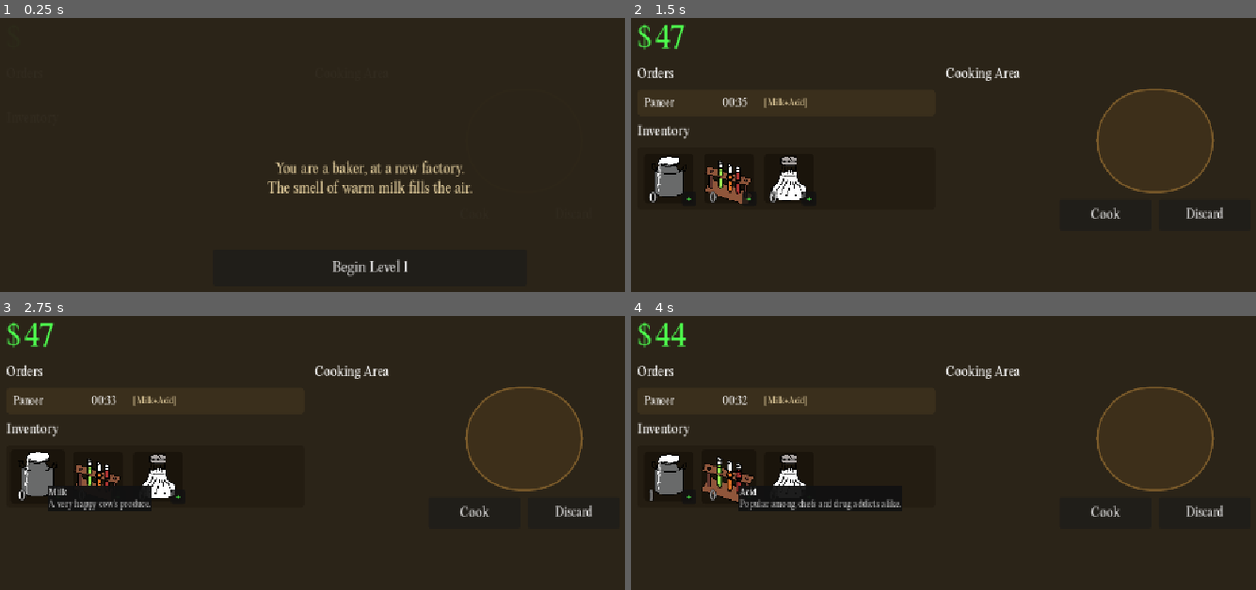
Above: before the commit, frames 1-4 (two rows, left to right).
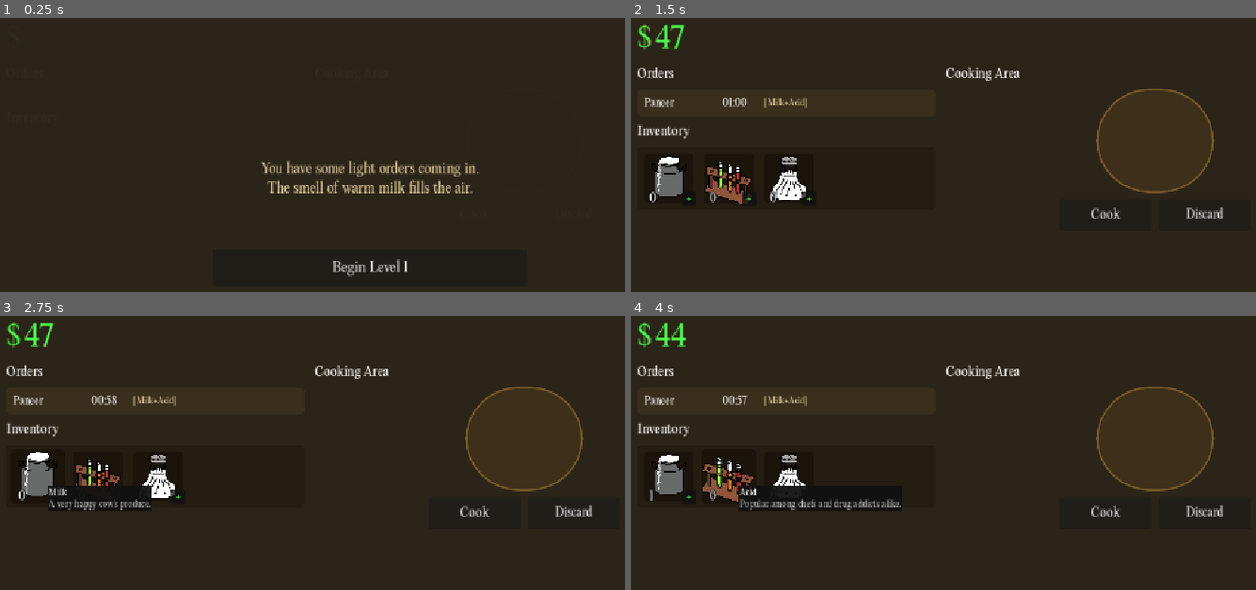
Above: after the commit, the same moments.

Repository: TheBugMaker/cheesy-tunes
Game: Godot game, scene res://scenes/main.tscn
Same seed, same stepped clock (60 frames per second), same inputs: the game is played once before the commit and once after it.
Inputs (mouse positions are in pixels of both pictures, inside the frame that each line leads up to):
- Up to frame 1 (0.25 s): no input
- Up to frame 2 (1.5 s): click "Begin Level 1" at 0.5 s; click "?" at 1.25 s
- Up to frame 3 (2.75 s): click (37, 477) at 2.02 s
- Up to frame 4 (4 s): click "+" at 2.75 s; click (731, 477) at 3.52 s

The runs differ from the first frame. In frame 1, 0.8% of the frame differs, in the area x 41-77%, y 52-58%; in frame 2, less than 0.1%; in frame 3, less than 0.1%; in frame 4, less than 0.1%.

Commit message:
updating levels

Diff:
--- a/scripts/game.gd
+++ b/scripts/game.gd
@@ -24,59 +24,86 @@
 # ---------------------------------------------------------------------------
 const LEVELS: Array = [
 	{
-		"flavor": "You are a baker, at a new factory.\nThe smell of warm milk fills the air.",
-		"ingredients": ["milk", "acid", "salt"],
+		"flavor": "You have some light orders coming in.\nThe smell of warm milk fills the air.",
+		"ingredients": ["milk", "acid", "salt", "bacteria culture"],
 		"orders": [
-			["Paneer", 0.0,  35.0],
-			["Paneer", 15.0, 30.0],
-			["Mozzarella",     22.0, 40.0],
-			["Paneer",     22.0, 40.0],
-			["Mozzarella",     28.0, 40.0],
-			["Paneer",     34.0, 40.0],
+			["Paneer", 0.0,  60.0],
+			["Paneer", 15.0, 60.0],
+			["Cream Cheese",     22.0, 60.0],
+			["Paneer",     26.0, 60.0],
+			["Cream Cheese",     32.0, 60.0],
+			["Paneer",     37.0, 55.0],
 		],
 	},
 	{
-		"flavor": "Word spreads.\nA local restaurant wants more.\nThe morning shift feels longer than it should.",
-		"ingredients": ["milk", "acid", "salt", "rennet"],
+		"flavor": "Word spreads.\nA local distributor wants more of the good stuff.\nThe morning shift feels longer than it should.",
+		"ingredients": ["milk", "acid", "salt", "rennet", "bacteria culture"],
 		"orders": [
-			["Mozzarella", 0.0,  30.0],
-			["Cheddar",    10.0, 35.0],
-			["Mozzarella", 20.0, 28.0],
-			["Cheddar",    35.0, 32.0],
+			["Mozzarella", 0.0,  50.0],
+			["Mozzarella",    10.0, 50.0],
+			["Paneer", 20.0, 50.0],
+			["Cream Cheese",    35.0, 50.0],
+			["Cream Cheese",    35.0, 50.0],
+			["Paneer",    35.0, 48.0],
+			["Mozzarella",    35.0, 48.0],
+			["Cream Cheese",    35.0, 48.0],
 		],
 	},
 	{
-		"flavor": "A new shipment arrives.\nStrange jars. No label.\nThe foreman says not to ask questions.",
+		"flavor": "A new batch of orders arrived.\nStrange order forms. No Company name in the form.\nThe foreman says not to ask questions.",
 		"ingredients": ["milk", "acid", "salt", "rennet", "bacteria"],
 		"orders": [
-			["Cheddar",    0.0,  32.0],
-			["Brie",       8.0,  38.0],
-			["Mozzarella", 18.0, 26.0],
-			["Brie",       30.0, 35.0],
-			["Cheddar",    45.0, 28.0],
+			["Comte", 0.0,  50.0],
+			["Mozzarella",    10.0, 50.0],
+			["Paneer", 20.0, 50.0],
+			["Cream Cheese",    35.0, 50.0],
+			["Cream Cheese",    35.0, 50.0],
+			["Paneer",    45.0, 48.0],
+			["Mozzarella",    60.0, 48.0],
+			["Comte",    75.0, 48.0],
+			["Cream Cheese",    85.0, 48.0],
+			["Cream Cheese",    95.0, 48.0],
+			["Comte",    105.0, 48.0],
 		],
 	},
 	{
 		"flavor": "The factory grows cold at night.\nSomething is fermenting that shouldn't be.",
 		"ingredients": ["milk", "acid", "salt", "rennet", "bacteria", "mold"],
 		"orders": [
-			["Brie",      0.0,  36.0],
-			["Roquefort", 5.0,  42.0],
-			["Cheddar",   20.0, 28.0],
-			["Roquefort", 35.0, 38.0],
-			["Brie",      48.0, 30.0],
+			["Comte", 0.0,  40.0],
+			["Mozzarella",    10.0, 40.0],
+			["Brie", 20.0, 40.0],
+			["Cream Cheese",    35.0, 40.0],
+			["Cream Cheese",    35.0, 40.0],
+			["Paneer",    45.0, 40.0],
+			["Mozzarella",    60.0, 40.0],
+			["Comte",    75.0, 40.0],
+			["Cream Cheese",    85.0, 40.0],
+			["Roquefort",    95.0, 40.0],
+			["Comte",    105.0, 40.0],
+			["Brie",    105.0, 38.0],
+			["Roquefort",    105.0, 38.0],
 		],
 	},
 	{
 		"flavor": "The last day.\nAn inspector is coming.\nMake it count. Make it perfect.",
 		"ingredients": ["milk", "acid", "salt", "rennet", "bacteria", "mold", "wine", "fungus"],
 		"orders": [
-			["Mozzarella", 0.0,  28.0],
-			["Cheddar",    5.0,  30.0],
-			["Brie",       12.0, 34.0],
-			["Roquefort",  20.0, 40.0],
-			["Comte",      30.0, 45.0],
-			["Taleggio",   40.0, 42.0],
+			["Comte", 0.0,  35.0],
+			["Mozzarella",    10.0, 35.0],
+			["Brie", 20.0, 35.0],
+			["Taleggio",    35.0, 35.0],
+			["Cream Cheese",    35.0, 35.0],
+			["Paneer",    45.0, 35.0],
+			["Mozzarella",    60.0, 35.0],
+			["Comte",    75.0, 35.0],
+			["Cream Cheese",    85.0, 35.0],
+			["Roquefort",    95.0, 35.0],
+			["Comte",    105.0, 35.0],
+			["Brie",    105.0, 35.0],
+			["Roquefort",    105.0, 35.0],
+			["Taleggio",    105.0, 32.0],
+			["Roquefort",    105.0, 32.0],
 		],
 	},
 ]
Not shown, added: research/levels.md
